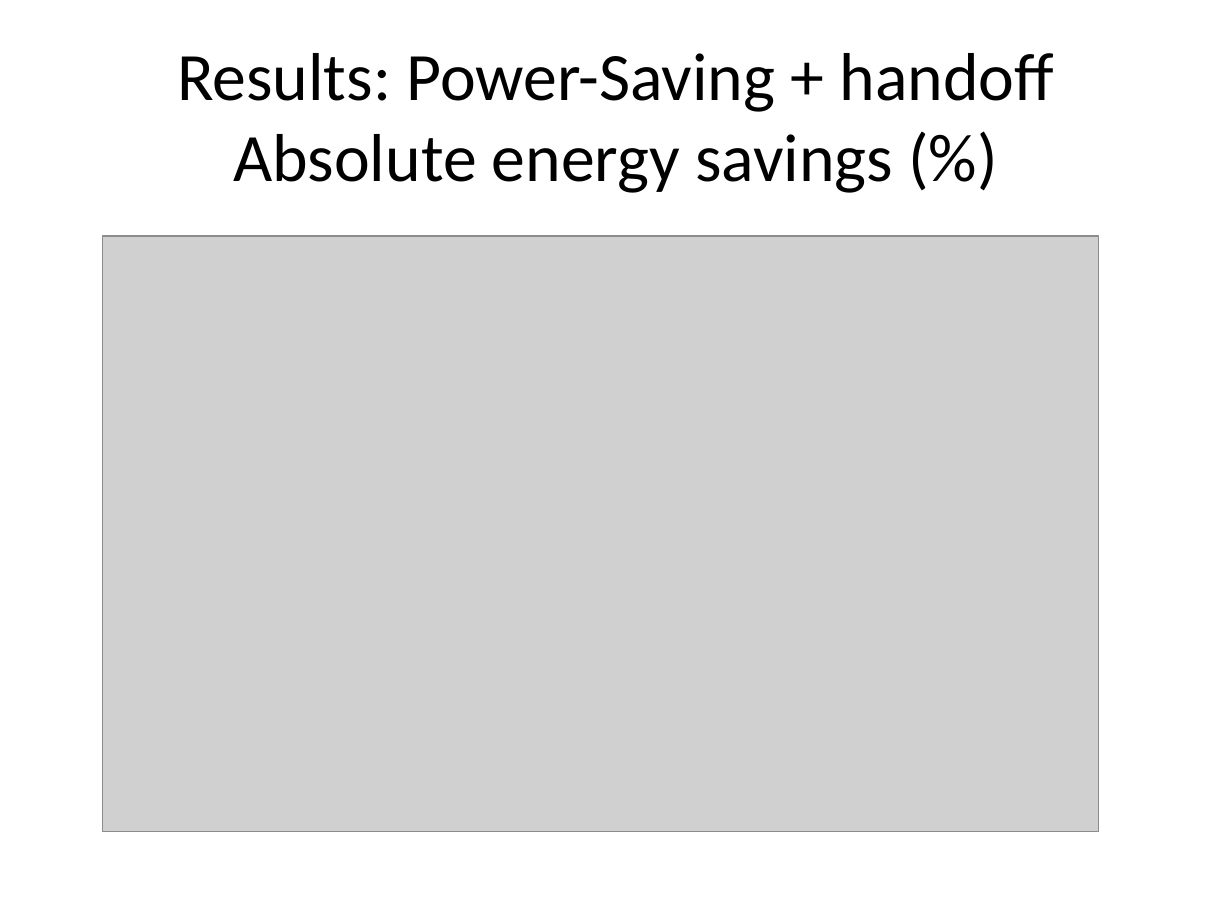
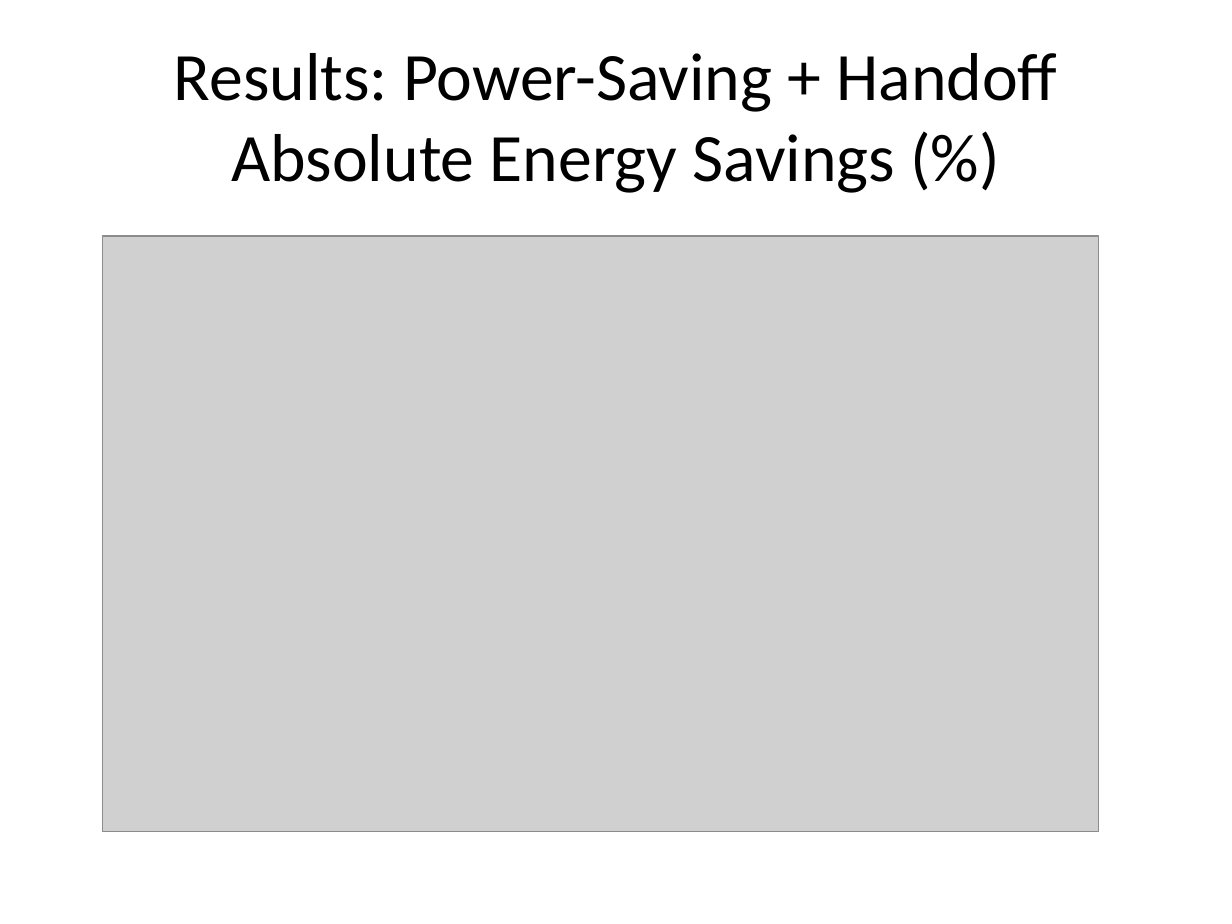
Before and after one commit to msaqib/Dissertation, a slide deck: slide 33 of RED-BLv2.pptx (slide 48 before the commit). Drawn at 1232x924 pixels with LibreOffice and Linux fonts; fonts in the diff are those of the drawing; grey boxes stand for pictures. Boxes give left, top, right and bottom in pixels: in the first picture for what was removed or moved away, otherwise in the second. Text is boxed around its words. In the diff, an @@ line names an element or a change of style, - is before the commit and + after.

```diff
--- a/RED-BLv2.pptx
+++ b/RED-BLv2.pptx
@@ title at (174,53,1057,193): text changed @@
-Results: Power-Saving + handoff
-Absolute energy savings (%)
+Results: Power-Saving + Handoff
+Absolute Energy Savings (%)
```
Also in this commit, not shown: 26 other slides changed, 4 slides added, 18 slides removed.
